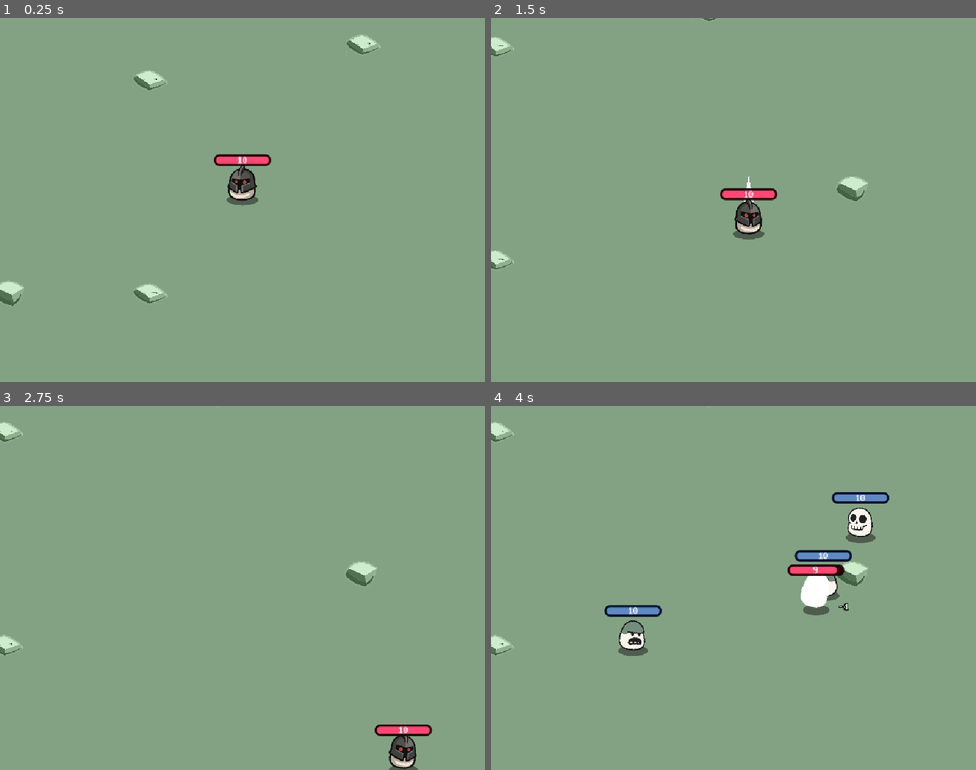
Above: before the commit, frames 1-4 (two rows, left to right).
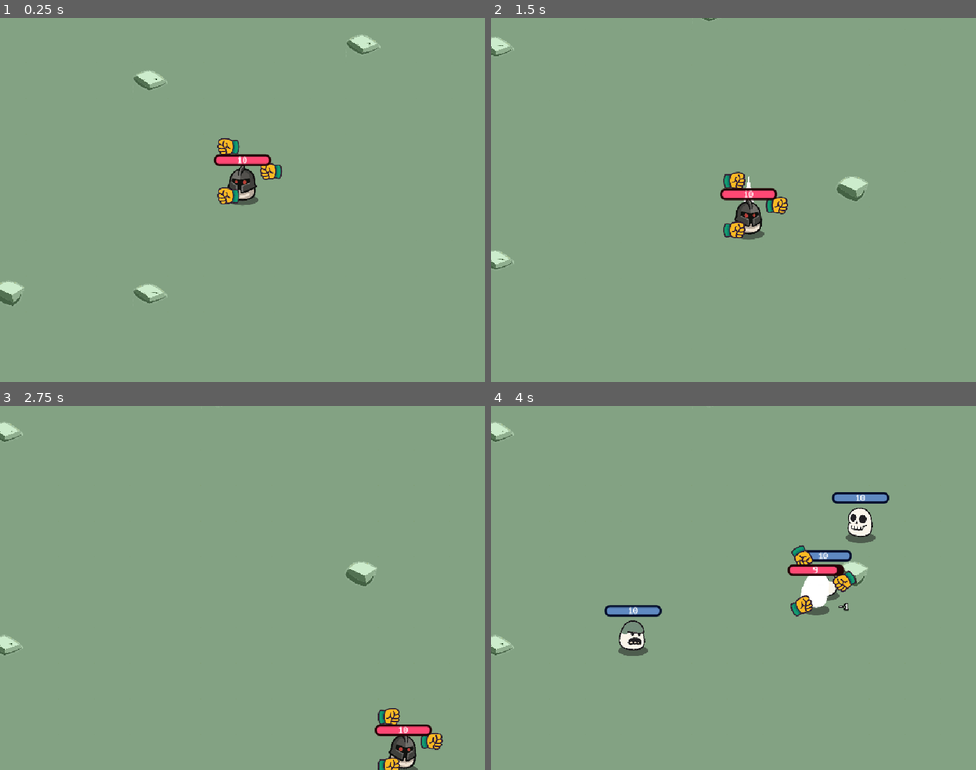
Above: after the commit, the same moments.

Repository: leexiaohui1997/brotato
Game: Godot game, scene res://scenes/game/game.tscn
Same seed, same stepped clock (60 frames per second), same inputs: the game is played once before the commit and once after it. The project has no main scene, so this scene is started directly.
Inputs:
- Up to frame 1 (0.25 s): no input
- Up to frame 2 (1.5 s): hold D (right) 0.53-1.28 s; hold Space (dash) 0.53-1.28 s; hold S (down) from 1.28 s (still down); tap Space (dash) at 1.35 s
- Up to frame 3 (2.75 s): release S (down) at 2.03 s; hold D (right) from 2.03 s (still down); hold Space (dash) from 2.03 s (still down)
- Up to frame 4 (4 s): release D (right) at 2.78 s; release Space (dash) at 2.78 s; hold W (up) 2.78-3.53 s; tap Space (dash) at 2.85 s; hold A (left) from 3.53 s (still down); hold Space (dash) from 3.53 s (still down)

The runs differ from the first frame. In frame 1, 0.5% of the frame differs, in the area x 44-59%, y 33-52%; in frame 2, 0.5%, in the area x 47-62%, y 42-61%; in frame 3, 0.5%; in frame 4, 0.5%.

Commit message:
feat(weapon): 新增武器环绕与目标锁定系统
- 新增 WeaponConfig 定义武器 ID 与近战/魔法/远程分类
- 新增 Weapon 场景与 UnitWeaponBehavior 行为，支持环绕布局与目标锁定朝向
- UnitCommon 增加 Weapons 挂载节点与朝向判定
- 玩家生成时挂载武器行为，默认持有 3 把武器

Diff:
--- a/config/game_constants.gd
+++ b/config/game_constants.gd
@@ -15,3 +15,6 @@
 ## 敌人攻击冷却时间
 static var ENEMY_ATTACK_COOLDOWN: float:
 	get: return 2.0
+## 武器数量上限
+static var WEAPON_LIMIT: int:
+	get: return 6
--- /dev/null
+++ b/config/weapon_config.gd
@@ -0,0 +1,46 @@
+class_name WeaponConfig
+
+## 武器ID
+enum WeaponId {
+	PUNCH,
+	AXE,
+	SWORD,
+	CHAINSAW,
+	MACE,
+	WAND,
+	PISTOL,
+	LASER,
+	SMG,
+	SHOTGUN,
+	REVOLVER
+}
+
+## 武器类型
+enum WeaponType {
+	MELEE,
+	MAGIC,
+	REMOTE
+}
+
+## 近战武器
+var MELEE_WEAPONS: Array[WeaponId] = [
+	WeaponId.PUNCH,
+	WeaponId.AXE,
+	WeaponId.SWORD
+]
+
+## 魔法武器
+var MAGIC_WEAPONS: Array[WeaponId] = [
+	WeaponId.CHAINSAW,
+	WeaponId.MACE,
+	WeaponId.WAND
+]
+
+## 远程武器
+var REMOTE_WEAPONS: Array[WeaponId] = [
+	WeaponId.PISTOL,
+	WeaponId.LASER,
+	WeaponId.SMG,
+	WeaponId.SHOTGUN,
+	WeaponId.REVOLVER
+]
--- a/scenes/game/game.gd
+++ b/scenes/game/game.gd
@@ -39,6 +39,7 @@
 	player.config.type = player_unit as UnitConfig.UnitType
 	player.position = born_pos
 	entities.add_child(player)
+	player.add_behavior(UnitWeaponBehavior.new())
 	player.add_behavior(PlayerBehavior.new())
 	player.add_behavior(TrailBehavior.new())
 	player.add_behavior(FlashBehavior.new())
--- a/scenes/units/common/unit_common.gd
+++ b/scenes/units/common/unit_common.gd
@@ -15,6 +15,7 @@
 @onready var behaviors: Node = $Behaviors
 @onready var dash_timer: Timer = %DashTimer
 @onready var dash_cooldown_timer: Timer = %DashCooldownTimer
+@onready var weapons: Node2D = $Weapons
 
 var unit_node: UnitBase
 
@@ -52,6 +53,10 @@
 ## 是否已死亡
 var is_died: bool:
 	get: return health <= 0
+
+## 是否朝向右侧
+var is_facing_right: bool:
+	get: return unit_node and unit_node.sprite and unit_node.sprite.flip_h
 
 ## 扣血
 func lose_health(amount: int) -> void:
--- a/scenes/units/common/unit_common.tscn
+++ b/scenes/units/common/unit_common.tscn
@@ -18,6 +18,10 @@
 unique_name_in_owner = true
 one_shot = true
 
+[node name="Weapons" type="Node2D" parent="." unique_id=1766221538]
+z_index = 1
+position = Vector2(0, -20)
+
 [node name="HealthBar" parent="." unique_id=1831408364 node_paths=PackedStringArray("reference") instance=ExtResource("2_givmi")]
 z_index = 1
 anchors_preset = -1
--- /dev/null
+++ b/scenes/weapon/weapon.gd
@@ -0,0 +1,57 @@
+extends Node2D
+class_name Weapon
+
+@export var belong: UnitCommon
+@export var weapon_id: WeaponConfig.WeaponId
+@onready var sprite: Sprite2D = $Sprite2D
+
+var locked_target: UnitCommon
+
+## 攻击距离
+var attack_range: float:
+	get: return 300.0
+
+func get_idle_rotation() -> float:
+	if not belong: return 0
+	if belong.is_facing_right: return 0
+	return PI
+
+func rotate_to_target() -> void:
+	if not belong: return
+	if locked_target:
+		rotation = global_position.direction_to(locked_target.global_position).angle()
+	else:
+		rotation = get_idle_rotation()
+
+## 获取攻击距离内的目标
+func get_targets() -> Array[UnitCommon]:
+	if not belong: return []
+	if not Global.game: return []
+	var targets: Array[UnitCommon] = []
+	var result: Array = []
+	targets.assign(Global.game.entities.find_children("*", "UnitCommon", false, false))
+	for item in targets:
+		if item == belong: continue
+		if belong != Global.game.player and item != Global.game.player: continue
+		var distance = belong.global_position.distance_to(item.global_position)
+		if distance > attack_range: continue
+		result.append([distance, item])
+	result.sort_custom(func(a: Array, b: Array): return a[0] - b[0])
+	return result.reduce(func(acc: Array, item: Array):
+		acc.append(item[1])
+		return acc
+	, [] as Array[UnitCommon])
+
+## 释放目标
+func release_target() -> void:
+	locked_target = null
+
+func update_direction() -> void:
+	sprite.flip_v = abs(rotation) > PI / 2
+
+func _ready() -> void:
+	sprite.frame = weapon_id
+
+func _process(_delta: float) -> void:
+	rotate_to_target()
+	update_direction()
--- /dev/null
+++ b/scenes/weapon/weapon.tscn
@@ -0,0 +1,16 @@
+[gd_scene format=3 uid="uid://dgo6wppwqxv7w"]
+
+[ext_resource type="Script" uid="uid://c5dijqgq0tphm" path="res://scenes/weapon/weapon.gd" id="1_l3xq3"]
+[ext_resource type="Texture2D" uid="uid://qndsg6yjjdx4" path="res://assets/images/brotato.png" id="2_jej8l"]
+
+[node name="Weapon" type="Node2D" unique_id=353863027]
+script = ExtResource("1_l3xq3")
+
+[node name="Sprite2D" type="Sprite2D" parent="." unique_id=1121695163]
+scale = Vector2(0.4, 0.4)
+texture = ExtResource("2_jej8l")
+hframes = 11
+region_enabled = true
+region_rect = Rect2(0, 425, 1650, 75)
+
+[node name="Behaviors" type="Node" parent="." unique_id=167704279]
--- /dev/null
+++ b/scripts/behaviors/unit_weapon_behavior.gd
@@ -0,0 +1,58 @@
+extends Behavior
+class_name UnitWeaponBehavior
+
+const WEAPON = preload("uid://dgo6wppwqxv7w")
+
+var weapons: Array[Weapon] = []
+var circle_pos := Vector2(0, -UnitBase.UNIT_RADIUS / 2.0)
+var circle_radius := UnitBase.UNIT_RADIUS / 1.0
+
+func add_weapon(weapon: Weapon) -> void:
+	if weapons.size() >= GameConstants.WEAPON_LIMIT:
+		return
+	belong.weapons.add_child(weapon)
+	weapon.belong = belong
+	weapons.append(weapon)
+	update_weapon_pos()
+
+func update_weapon_pos() -> void:
+	var count := weapons.size()
+	belong.weapons.position.y = 0 if count < 3 else -20
+	if count == 0: return
+	if count == 1:
+		weapons[0].position = Vector2(0, circle_pos.y + UnitBase.UNIT_RADIUS / 3.0)
+		return
+	var step := TAU / count
+	for i in count:
+		var angle := step * i
+		var pos := circle_pos + Vector2.RIGHT.rotated(angle) * circle_radius
+		weapons[i].position = pos
+
+## 给武器分配目标
+func allocate_targets() -> void:
+	var allocated: Array[UnitCommon] = []
+	for item in weapons:
+		var targets := item.get_targets()
+		if targets.is_empty():
+			item.release_target()
+			continue
+		if not targets.has(item.locked_target):
+			item.release_target()
+			for target in targets:
+				if allocated.has(target): continue
+				item.locked_target = target
+		if not item.locked_target:
+			item.locked_target = targets[0]
+		allocated.append(item.locked_target)
+
+func _ready() -> void:
+	add_weapon(WEAPON.instantiate())
+	add_weapon(WEAPON.instantiate())
+	add_weapon(WEAPON.instantiate())
+
+func _process(_delta: float) -> void:
+	allocate_targets()
+
+func _exit_tree() -> void:
+	for item in weapons:
+		item.queue_free()
Not shown, added: config/weapon_config.gd.uid
Not shown, added: scenes/weapon/weapon.gd.uid
Not shown, added: scripts/behaviors/unit_weapon_behavior.gd.uid
